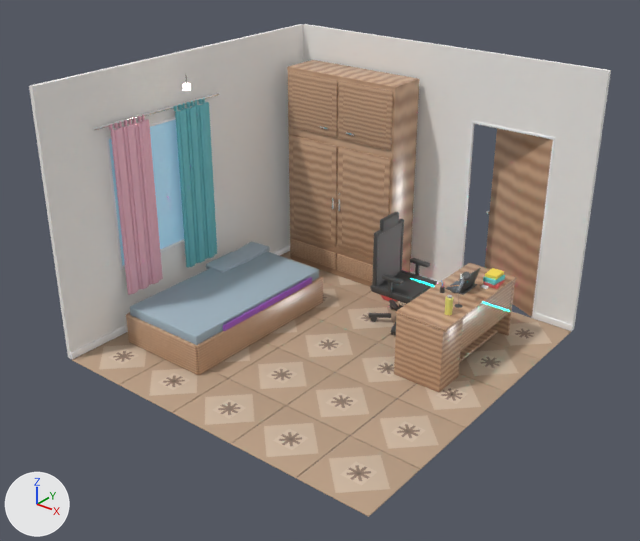
The FBX model room_model.fbx as it was, and as the next commit left it.
Before and after are seen from a 50 mm camera at (5.3, -6.78, 5.09) aimed at (-0.03, -0.12, 0.96). Arrows for +X, +Y and +Z are at lower left; the lights stay in place. The older version comes first. Where no turn or scale is listed for an object, it has been applied to the vertices.

In view in the first picture: 'BedFrame_Front', 'BedFrame_SideR', 'DoorPanel', 'LEDStrip_Desk', 'Mattress', 'Wall_Back_AboveDoor', 'Wall_Back_Post1', 'Wall_Back_Post2', 'Wall_Left_AboveWindow', 'Wall_Left_Post1', 'Wall_Left_Post2', 'Wardrobe_Body', 'Wardrobe_Door_LR_Inset', 'Window_Glass' and 143 more.
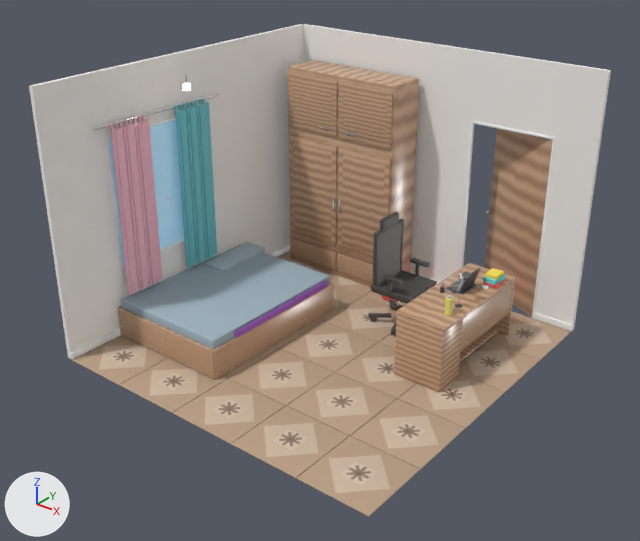
What changed in the scene script:
```text
Change me_cube_363:
    used by ob_bedframe_front; location = (-1.24, -1.35, 0.17)
    remove me_cube_363.from_pydata(...)  # 96 vertices, 98 faces; spans x -0.55..0.55, y -0.02..0.02, z -0.175..0.175
    add me_cube_363.from_pydata(...)  # 96 vertices, 98 faces; spans x -0.75..0.75, y -0.02..0.02, z -0.175..0.175
    me_cube_363 part 2: all 48 vertices in x 0.54..0.55, y -0.02..0.02, z -0.175..0.175 are moved by (0.2, 0.0, 0.0)
    other edits to the shape of me_cube_363 do not show in these pictures
Change me_cube_464:
    used by ob_mattress; location = (-1.24, -0.3, 0.36)
    remove me_cube_464.from_pydata(...)  # 96 vertices, 98 faces; spans x -0.53..0.53, y -1.03..1.03, z -0.09..0.09
    add me_cube_464.from_pydata(...)  # 96 vertices, 98 faces; spans x -0.73..0.73, y -0.98..0.98, z -0.09..0.09
    me_cube_464 part 1: the whole mesh is scaled about its middle by (1.39, 0.951, 1)
Change ob_bedframe_front:
    ob_bedframe_front.location: (-1.24, -1.35, 0.17) -> (-1.24, -1.3, 0.17)
Change ob_bedframe_sidel:
    ob_bedframe_sidel.location: (-1.79, -0.3, 0.17) -> (-1.99, -0.3, 0.17)
Change ob_bedframe_sider:
    ob_bedframe_sider.location: (-0.69, -0.3, 0.17) -> (-0.49, -0.3, 0.17)
Remove ob_ledstrip_desk:
    ob_ledstrip_desk = bpy.data.objects.new('LEDStrip_Desk', me_cylinder_055)
    ob_ledstrip_desk.location = (1.2, 0.7, 0.74)
```

What differs and where, as boxes (x1, y1, x2, y2) in the pictures (640 x 541 px):
'Mattress', rescaled (11% wider, 12% taller)
    before: (130, 252, 319, 345)
    after: (121, 245, 330, 349)
'BedFrame_SideR', moved
    before: (197, 277, 323, 375)
    after: (214, 283, 334, 379)
'BedFrame_Front', reshaped, moved (34% wider, 18% taller)
    before: (126, 314, 198, 375)
    after: (118, 307, 215, 379)
'LEDStrip_Desk', deleted
    before: (411, 278, 509, 311)
